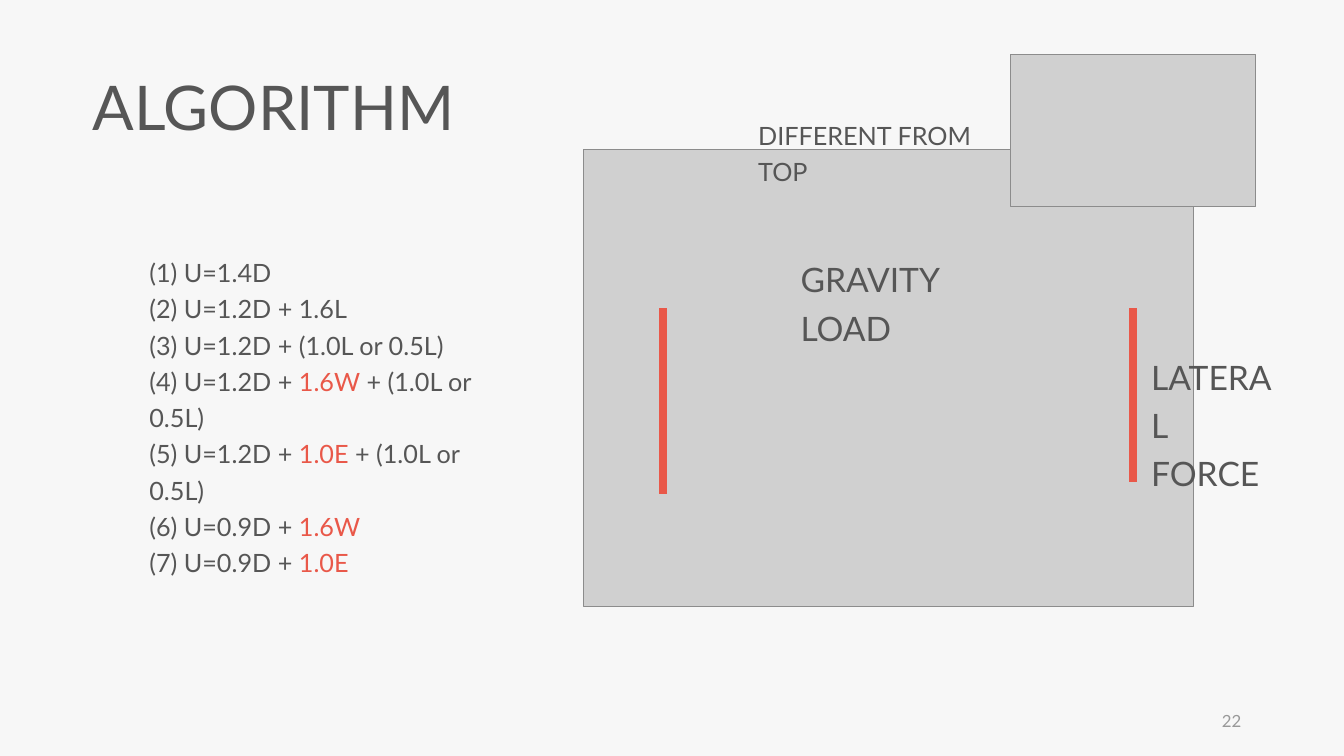
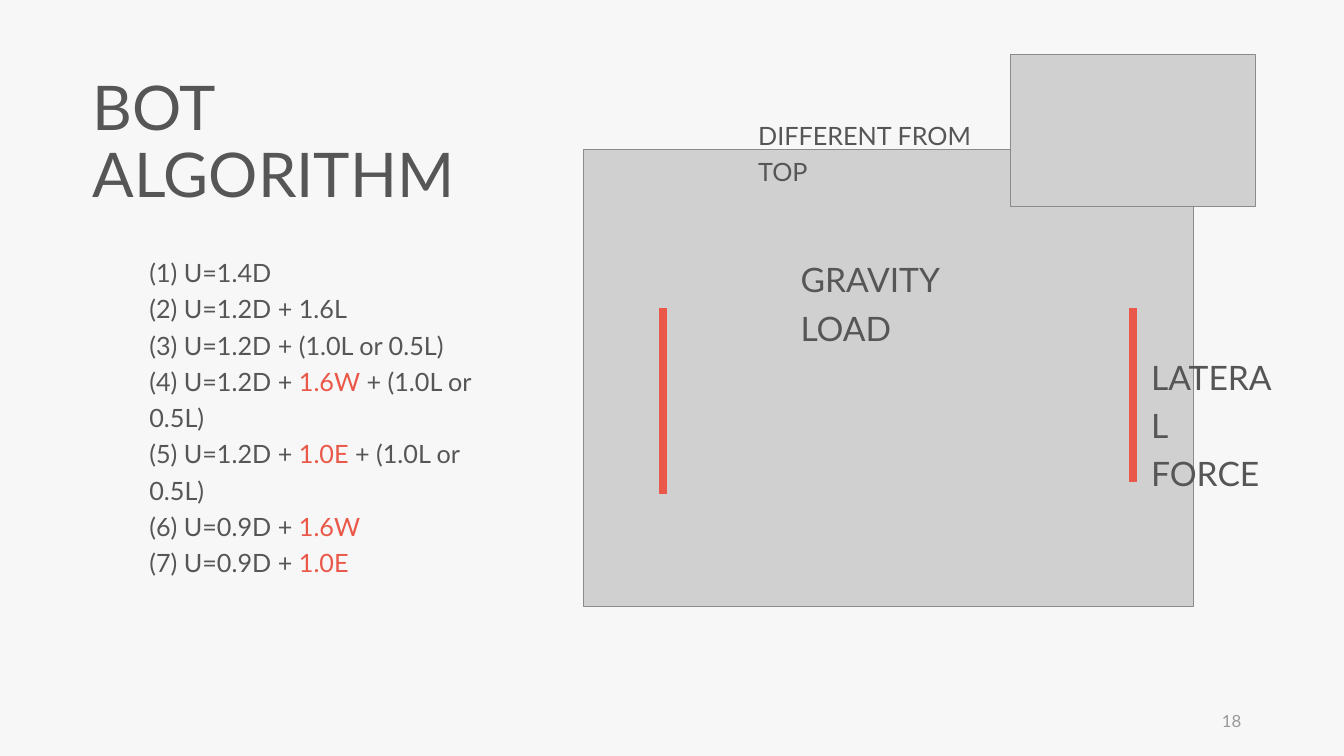
Before and after one commit to skyran1278/VbaProject, a slide deck: slide 18 of 20180126_SmartSplice/20180920_Meeting/20180920 Meeting.pptx (slide 22 before the commit). Drawn at 1344x756 pixels with LibreOffice and Linux fonts; fonts in the diff are those of the drawing; grey boxes stand for pictures. Boxes give left, top, right and bottom in pixels: in the first picture for what was removed or moved away, otherwise in the second. Text is boxed around its words. In the diff, an @@ line names an element or a change of style, - is before the commit and + after.

```diff
--- a/20180126_SmartSplice/20180920_Meeting/20180920 Meeting.pptx
+++ b/20180126_SmartSplice/20180920_Meeting/20180920 Meeting.pptx
@@ text at <box>93,85,455,198</box>: text changed @@
-ALGORITHM
+BOT ALGORITHM
@@ page number at <box>1222,715,1241,727</box>: text changed @@
-22
+18
```
Also in this commit, not shown: 14 other slides changed, 3 slides added, 53 slides removed, 4 other files.
